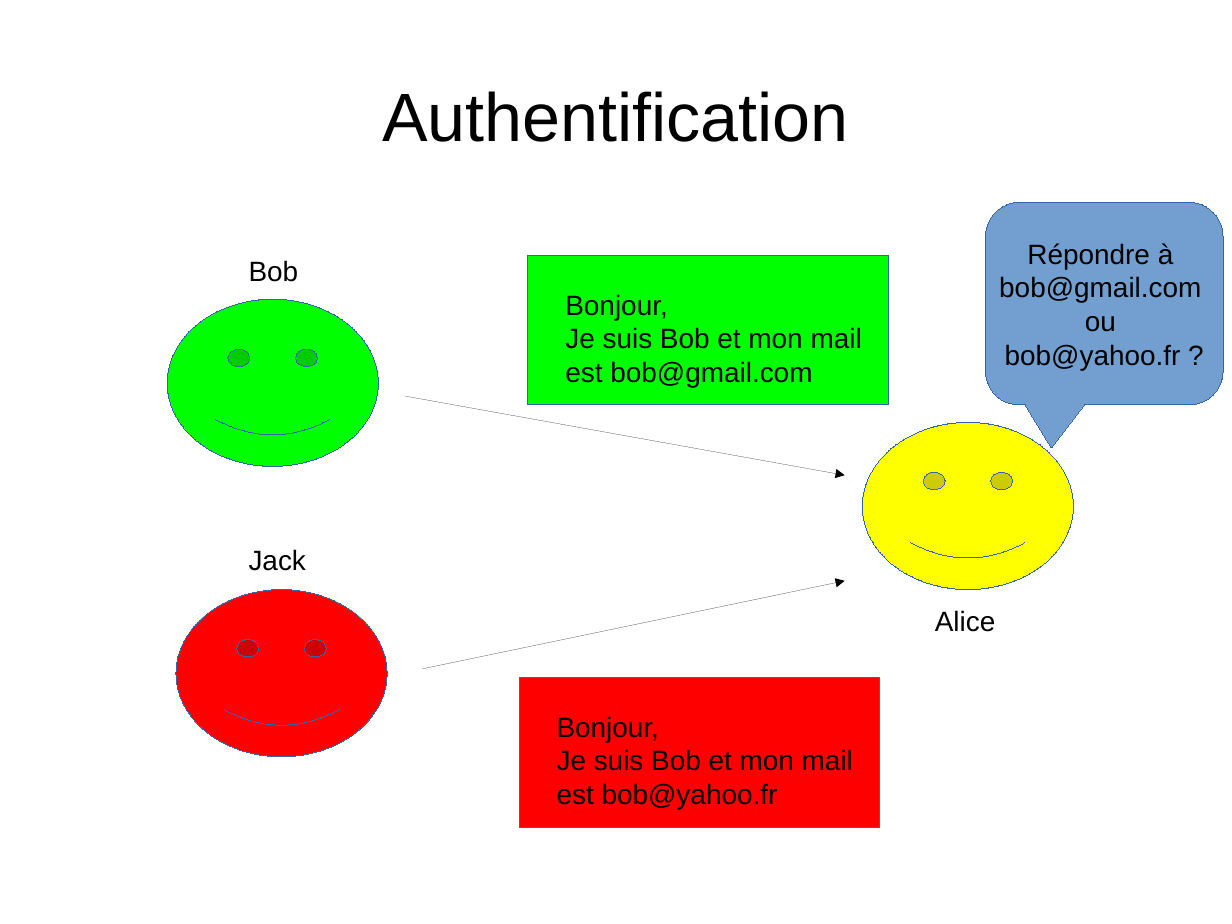
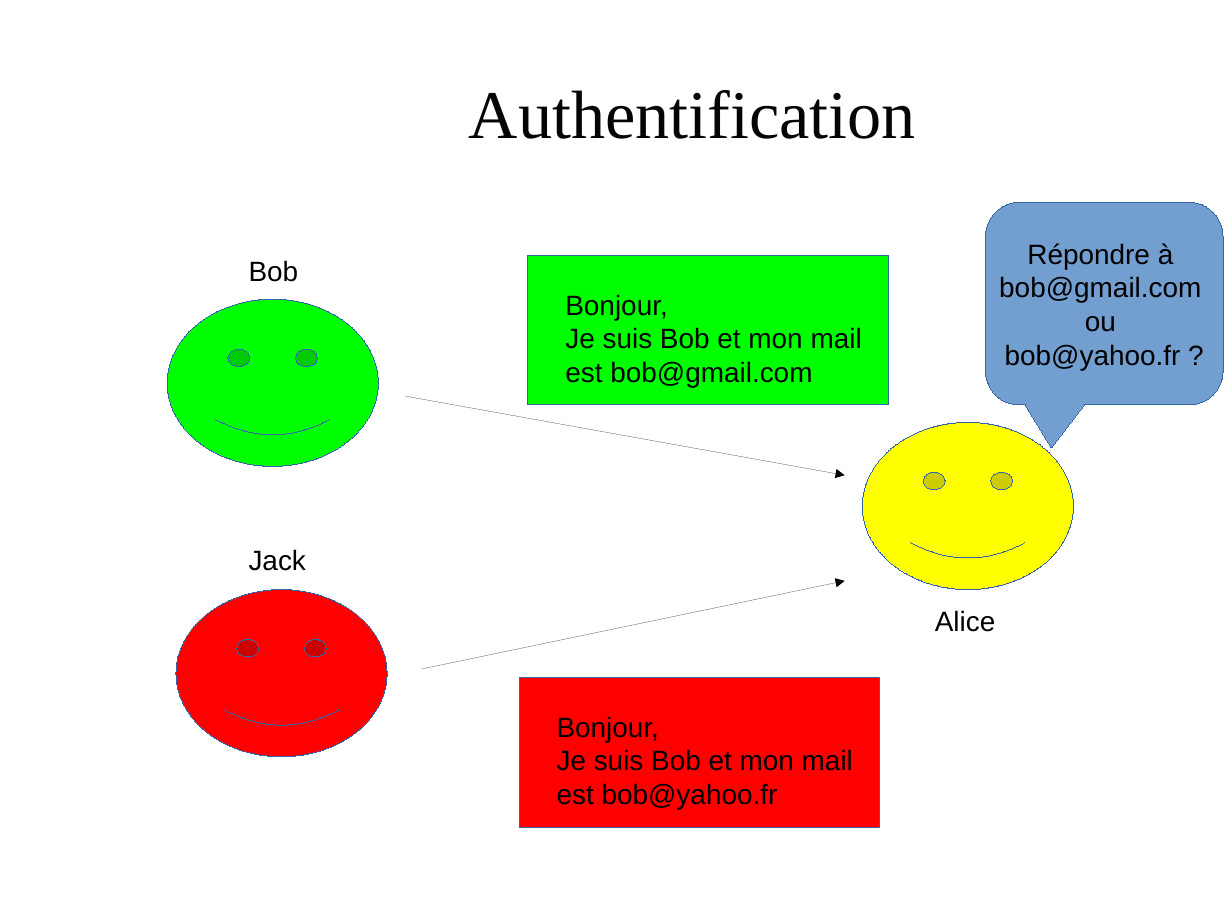
Before and after one commit to jajoe/HMAC, a slide deck: slide 2 of doc/presentation.odp. Drawn at 1232x924 pixels with LibreOffice and Linux fonts; fonts in the diff are those of the drawing; background and template pictures are left out. Boxes give left, top, right and bottom in pixels: in the first picture for what was removed or moved away, otherwise in the second. Text is boxed around its words. In the diff, an @@ line names an element or a change of style, - is before the commit and + after.

```diff
--- a/doc/presentation.odp
+++ b/doc/presentation.odp
@@ title "Authentification": place and size @@
-title "Authentification" at (382,91,849,142)
+title "Authentification" at (469,90,916,139)
@@ title "Authentification" at (469,90,916,139): font Arial to Times New Roman, text colour #000000 to #050505 @@
```
Also in this commit, not shown: 9 other slides changed, 8 slides added, 1 slide removed, 1 other file.
